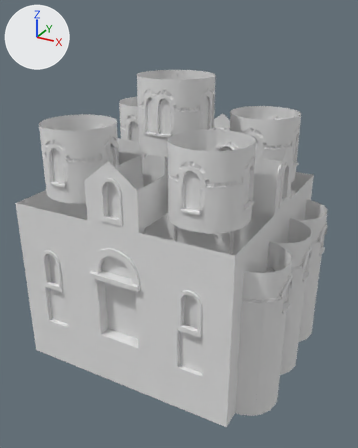
Two versions of the COLLADA model art/meshes/structural/byza_temple.dae, one commit apart.
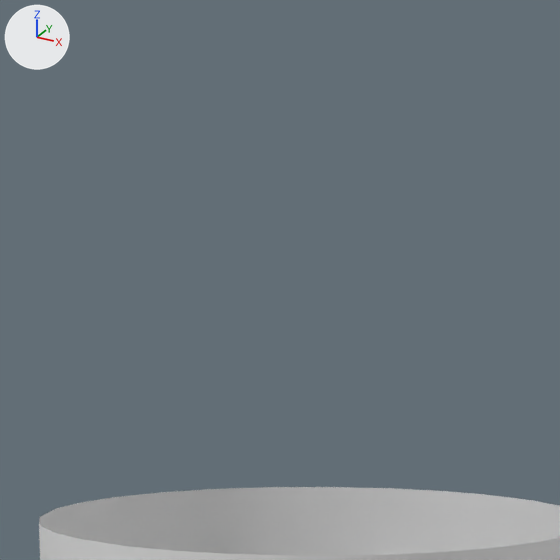
Old and new are each drawn whole from a 50 mm camera at (17.8, -34.14, 23.55) aimed at (-0.32, -1.21, 7.08) and again close up on the part from 37% to 59% of the width and 0% to 18% of the height. The lights are fixed; the arrows at upper left show +X, +Y and +Z. Where no turn or scale is listed for an object, it has been applied to the vertices. Vertices at the same position are counted once.

Before the edit, the objects in view are built like this:
```python
me_cube_010 = bpy.data.meshes.new('Cube.010')
me_cube_010.from_pydata(...)  # 7272 vertices, 12356 faces; spans x -10.5..10.4, y -9.4..9.4, z -4.1..18.8
me_cube_010.materials.append(mat_byzantines_structures)  # white #e7e7e7
ob_byza_temple = bpy.data.objects.new('Byza_temple', me_cube_010)
ob_byza_temple.location = (0.0, 0.0, 0.0)
```
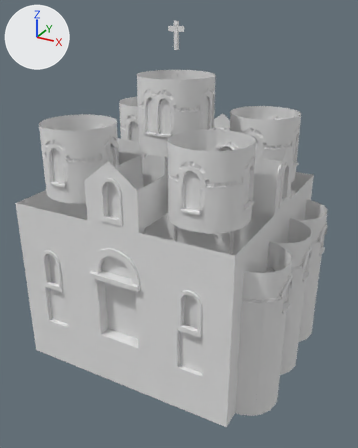
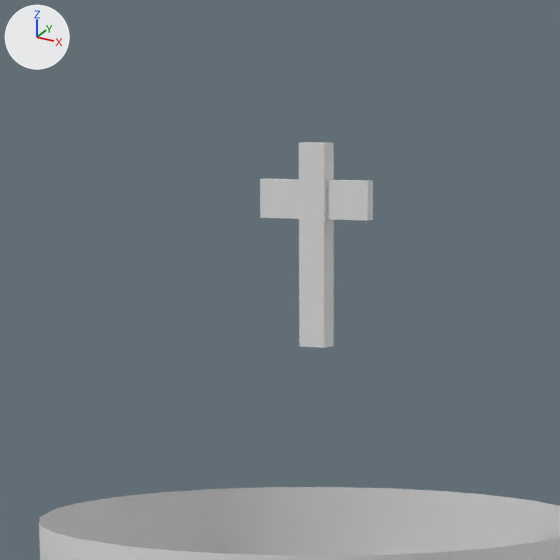
Commit message: Byza church cross

What differs and where, as boxes (x1, y1, x2, y2) in the close-ups (560 x 560 px):
'Byza_temple', reshaped: before (39, 487, 560, 560); after (39, 142, 560, 560)
part 1 of me_cube_010, added: after (260, 179, 373, 220)
part 2 of me_cube_010, added: after (299, 142, 334, 348)

The change in detail:
me_cube_010 is used by ob_byza_temple; location (0.0, 0.0, 0.0).
me_cube_010 had 7272 vertices, 12356 faces and spanned x -10.5..10.4, y -9.4..9.4, z -4.1..18.8.
me_cube_010 now has 7288 vertices, 12378 faces and spans x -10.5..10.4, y -9.4..9.4, z -4.1..22.6.
me_cube_010 part 1: a new loose piece, a box spanning x -1.96..-0.67, y 0.13..0.25, z 21.84..22.22, in mat_byzantines_structures (white #e7e7e7).
Part 2, on me_cube_010:
8 vertices are added at x -1.5..-1.2, y 0.1..0.3, z 20.6..22.6.
10 new faces join them.
